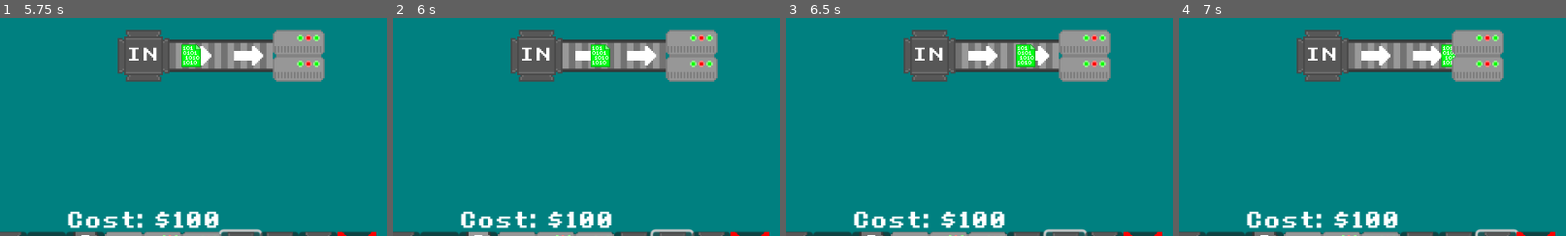
Above: before the commit, frames 1-4 (left to right).
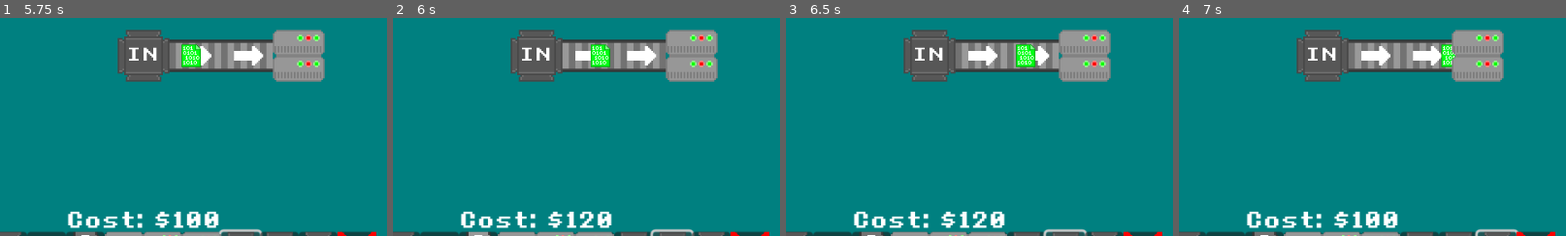
Above: after the commit, the same moments.

Repository: Birb-Games/gmtk-game-jam-2024
Game: Godot game, scene res://scenes/Root.tscn
Two runs of this game, one before a commit and one after it. Both use one fixed random seed, a clock stepped at 60 frames per second and the inputs below.
Inputs (mouse positions are % of the whole screen's width and height, from its top left):
- Up to frame 1 (5.75 s): click (28, 95) at 0.5 s; click (33, 95) at 1.25 s; click (43, 95) at 2 s; click (38, 95) at 2.75 s; click (48, 95) at 3.5 s; click (53, 95) at 4.25 s; click (63, 95) at 5 s
- Up to frame 2 (6 s): click (68, 95) at 5.75 s
- Up to frame 3 (6.5 s): no input
- Up to frame 4 (7 s): click (73, 95) at 6.5 s
The pictures show only the part of the screen within x 32-81%, y 41-91%; the shares and areas given below are measured in that part.

Frame 1 is identical in both runs. In frame 2, 0.1% of the frame differs, in the area x 48-52%, y 91-97%; in frame 3, 0.1%; in frame 4, nothing differs.

Commit message:
made splitter work with multiple rotations (hopefully it's not completely broken)

Diff:
--- a/assets/tiles/tiles.tres
+++ b/assets/tiles/tiles.tres
@@ -14,18 +14,21 @@
 0:1/0 = 0
 0:1/0/custom_data_0 = "splitter"
 0:1/1 = 1
+0:1/1/flip_v = true
 0:1/1/transpose = true
 0:1/1/z_index = 1
-0:1/1/custom_data_1 = 1
+0:1/1/custom_data_0 = "splitter"
+0:1/1/custom_data_1 = 3
 0:1/2 = 2
 0:1/2/flip_h = true
 0:1/2/flip_v = true
 0:1/2/z_index = 2
-0:1/2/custom_data_1 = 2
+0:1/2/custom_data_0 = "splitter"
+0:1/2/custom_data_1 = 1
 0:1/3 = 3
-0:1/3/flip_v = true
 0:1/3/transpose = true
-0:1/3/custom_data_1 = 3
+0:1/3/custom_data_0 = "splitter"
+0:1/3/custom_data_1 = 2
 1:1/0 = 0
 1:1/0/custom_data_0 = "green_filter"
 0:2/0 = 0
@@ -79,12 +82,15 @@
 0:3/1/flip_v = true
 0:3/1/transpose = true
 0:3/1/custom_data_0 = "conveyor"
+0:3/1/custom_data_1 = 3
 0:3/2 = 2
 0:3/2/flip_h = true
 0:3/2/custom_data_0 = "conveyor"
+0:3/2/custom_data_1 = 1
 0:3/3 = 3
 0:3/3/transpose = true
 0:3/3/custom_data_0 = "conveyor"
+0:3/3/custom_data_1 = 2
 2:1/0 = 0
 2:1/0/custom_data_0 = "server"
 2:0/0 = 0
--- a/scripts/moveable_item.gd
+++ b/scripts/moveable_item.gd
@@ -45,6 +45,13 @@
 	[ 0, 0, 0, 0, 0, 0, 1, 1 ],
 	[ 1, 1, 0, 0, 0, 0, 0, 0 ],
 	[ 0, 0, 0, 0, 1, 1, 0, 0 ],
+]
+
+const splitter_directions = [
+	[ true, true, false, false ],
+	[ true, true, false, false ],
+	[ false, false, true, true ],
+	[ false, false, true, true ]
 ]
 
 func get_neighbor(dir: Vector2i):
@@ -108,6 +115,10 @@
 			var id = tiledata.get_custom_data("alternate_id")
 			blocked = corner_lookup[current_id][id] == 0
 
+		if !blocked and tiledata.get_custom_data("Type") == "splitter":
+			var id = tiledata.get_custom_data("alternate_id")
+			blocked = tiledata.get_custom_data("alternate_id") != current_id
+
 	if !blocked:
 		direction = get_conveyor_direction(current_bottom_tile_data)
 	else:
@@ -166,6 +177,27 @@
 			continue
 	direction = get_random_direction(possible_directions)
 
+func move_on_splitter():
+	var id = current_top_tile_data.get_custom_data("alternate_id")
+	var possible = splitter_directions[id].duplicate()
+	for i in range(len(possible)):
+		if possible[i]:
+			var dir = directions[i]
+			var tile = bottom_tile_map.get_neighbor_cell(current_tile, dir)
+			var tiledata = bottom_tile_map.get_cell_tile_data(tile)
+			if tiledata == null:
+				possible[i] = false
+				continue
+			if tiledata.get_custom_data("Type") == "conveyor":
+				var neighbor_dir = get_conveyor_direction(tiledata)
+				possible[i] = neighbor_dir == should_match[i]
+			elif tiledata.get_custom_data("Type") == "conveyor_corner":
+				var neighbor_id = tiledata.get_custom_data("alternate_id")
+				var dir_id = direction_ids[should_match[i]]
+				possible[i] = corner_lookup[dir_id][neighbor_id] == 1
+			else:
+				possible[i] = false
+	direction = get_random_direction(possible)
 
 func update_based_on_tile():
 	if !current_bottom_tile_data and !current_top_tile_data:
@@ -190,7 +222,7 @@
 				push_in_random_dir()
 				server.emit()
 			"splitter":
-				direction = get_random_direction([false, true, false, true])
+				move_on_splitter()
 			"merger":
 				move_on_conveyor() #acts exactly like a conveyor once the item's on there
 			"deleter":
--- a/scripts/root.gd
+++ b/scripts/root.gd
@@ -45,7 +45,7 @@
 const tile_costs = {
 	"in": 500,
 	"out": 50,
-	"splitter": 100,
+	"splitter": 120,
 	"filter": 100,
 	"server": 75,
 	"deleter": 20,
